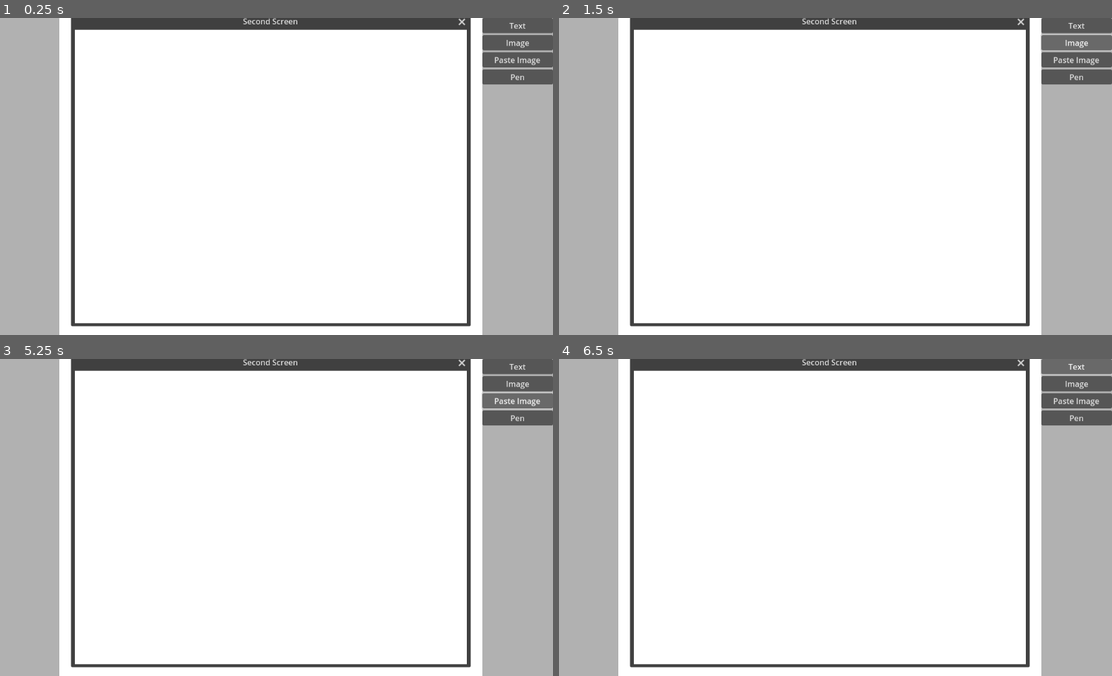
Above: before the commit, frames 1-4 (two rows, left to right).
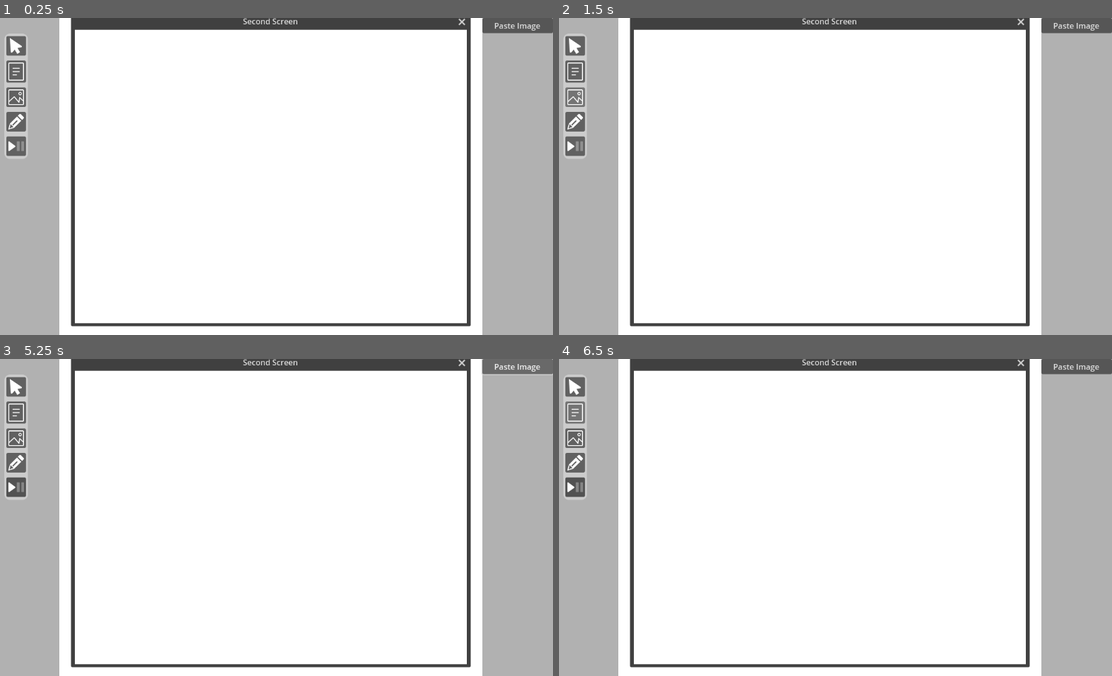
Above: after the commit, the same moments.

Repository: jmb462/GodotWhiteBoard
Game: Godot game, scene res://Main.tscn
The game is run twice, just before and just after one commit, with the same random seed, the same clock (stepped at 60 frames per second) and the same inputs. The engine's default icon, where the game draws it, is replaced by a stand-in: a white triangle on a blue panel in a dark square.
Inputs (mouse positions are in pixels of both pictures, inside the frame that each line leads up to; where the layout moved, square brackets give the same spot in the first picture):
- Up to frame 1 (0.25 s): no input
- Up to frame 2 (1.5 s): click (575, 71) [1078, 24] at 0.5 s; click (575, 97) [1078, 43] at 1.25 s
- Up to frame 3 (5.25 s): click (16, 387) at 2.02 s; click (519, 419) at 2.75 s, where only the run before the commit has a clickable "Pen"; click (16, 463) at 3.52 s; click (16, 485) at 4.27 s; click "Paste Image" at 5 s
- Up to frame 4 (6.5 s): click (575, 412) [1078, 365] at 5.75 s

The runs differ from the first frame. In frame 1, 3.4% of the frame differs, in the area x 0-100%, y 1-45%; in frame 2, 3.5%; in frame 3, 3.5%, in the area x 0-100%, y 0-45%; in frame 4, 3.4%.

Commit message:
ToolPalette

Diff:
--- a/MainBoard/MainBoard.gd
+++ b/MainBoard/MainBoard.gd
@@ -33,17 +33,6 @@
 		preview_anchor.position = visible_background.position
 		vbox.custom_minimum_size.x = visible_background.position.x
 
-
-#
-#	Text button has been pressed for widget creation
-#
-func _on_text_pressed() -> void:
-	board_mode = BOARD_MODE.TEXT_POSITION
-	visible_background.set_default_cursor_shape(CURSOR_CROSS)
-
-func _on_image_pressed():
-	board_mode = BOARD_MODE.IMAGE_POSITION
-	visible_background.set_default_cursor_shape(CURSOR_CROSS)
 
 func _on_drop(data):
 	var image : Image = Image.new()
@@ -301,3 +290,19 @@
 	rect.position -= visible_background.position
 	rect.size += Vector2(8,34)
 	return rect
+
+
+func _on_palette_text_pressed() -> void:
+	board_mode = BOARD_MODE.TEXT_POSITION
+	visible_background.set_default_cursor_shape(CURSOR_CROSS)
+
+
+func _on_palette_image_pressed():
+	board_mode = BOARD_MODE.IMAGE_POSITION
+	visible_background.set_default_cursor_shape(CURSOR_CROSS)
+
+
+
+func _on_palette_pointer_pressed():
+	board_mode = BOARD_MODE.NONE
+	visible_background.set_default_cursor_shape(CURSOR_ARROW)
--- a/MainBoard/MainBoard.tscn
+++ b/MainBoard/MainBoard.tscn
@@ -1,7 +1,8 @@
-[gd_scene load_steps=3 format=3 uid="uid://hsjvadwsbdih"]
+[gd_scene load_steps=4 format=3 uid="uid://hsjvadwsbdih"]
 
 [ext_resource type="Script" path="res://MainBoard/MainBoard.gd" id="1_ngbew"]
 [ext_resource type="StyleBox" uid="uid://crndftp4jr808" path="res://Styles/Widget_preview.tres" id="2_qotcm"]
+[ext_resource type="PackedScene" uid="uid://e4xfou5ve0gm" path="res://ToolPalette/ToolPalette.tscn" id="3_s80ig"]
 
 [node name="MainBoard" type="Control"]
 layout_mode = 3
@@ -27,21 +28,9 @@
 grow_vertical = 2
 mouse_filter = 2
 
-[node name="Text" type="Button" parent="VBoxContainer"]
-layout_mode = 2
-text = "Text"
-
-[node name="Image" type="Button" parent="VBoxContainer"]
-layout_mode = 2
-text = "Image"
-
 [node name="PasteImage" type="Button" parent="VBoxContainer"]
 layout_mode = 2
 text = "Paste Image"
-
-[node name="Pen" type="Button" parent="VBoxContainer"]
-layout_mode = 2
-text = "Pen"
 
 [node name="PreviewAnchor" type="Control" parent="."]
 anchors_preset = 0
@@ -55,9 +44,20 @@
 offset_bottom = 1.0
 theme_override_styles/panel = ExtResource("2_qotcm")
 
+[node name="Palette" parent="." instance=ExtResource("3_s80ig")]
+layout_mode = 0
+anchors_preset = 0
+anchor_top = 0.0
+anchor_bottom = 0.0
+offset_left = 32.0
+offset_top = 32.0
+offset_right = 72.0
+offset_bottom = 288.0
+grow_vertical = 1
+
 [connection signal="resized" from="." to="." method="_on_resized"]
 [connection signal="gui_input" from="VisibleBackground" to="." method="_on_visible_background_gui_input"]
-[connection signal="pressed" from="VBoxContainer/Text" to="." method="_on_text_pressed"]
-[connection signal="pressed" from="VBoxContainer/Image" to="." method="_on_image_pressed"]
 [connection signal="pressed" from="VBoxContainer/PasteImage" to="." method="_on_paste_image_pressed"]
-[connection signal="pressed" from="VBoxContainer/Pen" to="." method="_on_pen_pressed"]
+[connection signal="image_pressed" from="Palette" to="." method="_on_palette_image_pressed"]
+[connection signal="pointer_pressed" from="Palette" to="." method="_on_palette_pointer_pressed"]
+[connection signal="text_pressed" from="Palette" to="." method="_on_palette_text_pressed"]
--- /dev/null
+++ b/ToolPalette/ToolPalette.gd
@@ -0,0 +1,38 @@
+extends Panel
+
+signal pointer_pressed
+signal text_pressed
+signal image_pressed
+signal pencil_pressed
+signal live_pressed
+
+var is_mouse_down : bool = false
+
+func _on_gui_input(event : InputEvent) -> void:
+	if event is InputEventMouseButton:
+		if event.button_index == MOUSE_BUTTON_LEFT:
+			is_mouse_down = event.is_pressed()
+	if event is InputEventMouseMotion:
+		if is_mouse_down:
+			position += event.relative
+
+
+func _on_text_button_down():
+	emit_signal("text_pressed")
+
+
+func _on_image_button_down():
+	emit_signal("image_pressed")
+
+
+func _on_pencil_button_down():
+	emit_signal("pencil_pressed")
+
+
+func _on_pointer_button_down():
+	emit_signal("pointer_pressed")
+
+
+
+func _on_live_button_down():
+	emit_signal("live_pressed")
--- /dev/null
+++ b/ToolPalette/ToolPalette.tscn
@@ -0,0 +1,82 @@
+[gd_scene load_steps=8 format=3 uid="uid://e4xfou5ve0gm"]
+
+[ext_resource type="Texture2D" uid="uid://dusbbya14u8v0" path="res://Assets/Buttons/text-document-line-icon.png" id="1_fvej3"]
+[ext_resource type="Script" path="res://ToolPalette/ToolPalette.gd" id="1_lkeai"]
+[ext_resource type="Texture2D" uid="uid://ccqa1ltfcmdfh" path="res://Assets/Buttons/image-line-icon.png" id="2_62pn5"]
+[ext_resource type="Texture2D" uid="uid://cf4r0h6lm1adh" path="res://Assets/Buttons/pointer-arrow-icon.png" id="2_vmal5"]
+[ext_resource type="Texture2D" uid="uid://bibs83tmnvkou" path="res://Assets/Buttons/pencil-icon.png" id="3_qle6y"]
+[ext_resource type="Texture2D" uid="uid://w7otma88qi2b" path="res://Assets/Buttons/play-icon.png" id="6_eyn3v"]
+
+[sub_resource type="StyleBoxFlat" id="StyleBoxFlat_v0xyi"]
+content_margin_left = 5.0
+content_margin_top = 5.0
+content_margin_right = 5.0
+content_margin_bottom = 5.0
+bg_color = Color(0.8, 0.8, 0.8, 1)
+border_width_left = 10
+border_width_top = 10
+border_width_right = 10
+border_width_bottom = 10
+corner_radius_top_left = 10
+corner_radius_top_right = 10
+corner_radius_bottom_right = 10
+corner_radius_bottom_left = 10
+
+[node name="ToolPalette" type="Panel"]
+top_level = true
+custom_minimum_size = Vector2(48, 150)
+anchors_preset = 4
+anchor_top = 0.5
+anchor_bottom = 0.5
+offset_left = 20.0
+offset_top = -128.0
+offset_right = 60.0
+offset_bottom = 128.0
+grow_vertical = 2
+theme_override_styles/panel = SubResource("StyleBoxFlat_v0xyi")
+script = ExtResource("1_lkeai")
+metadata/_edit_use_anchors_ = true
+
+[node name="VBoxContainer" type="VBoxContainer" parent="."]
+layout_mode = 1
+anchors_preset = 15
+anchor_right = 1.0
+anchor_bottom = 1.0
+offset_left = 4.0
+offset_right = -4.0
+grow_horizontal = 2
+grow_vertical = 2
+theme_override_constants/separation = 10
+alignment = 1
+
+[node name="Pointer" type="Button" parent="VBoxContainer"]
+layout_mode = 2
+icon = ExtResource("2_vmal5")
+icon_alignment = 1
+
+[node name="Text" type="Button" parent="VBoxContainer"]
+layout_mode = 2
+icon = ExtResource("1_fvej3")
+icon_alignment = 1
+
+[node name="Image" type="Button" parent="VBoxContainer"]
+layout_mode = 2
+icon = ExtResource("2_62pn5")
+icon_alignment = 1
+
+[node name="Pencil" type="Button" parent="VBoxContainer"]
+layout_mode = 2
+icon = ExtResource("3_qle6y")
+icon_alignment = 1
+
+[node name="Freeze" type="Button" parent="VBoxContainer"]
+layout_mode = 2
+toggle_mode = true
+icon = ExtResource("6_eyn3v")
+
+[connection signal="gui_input" from="." to="." method="_on_gui_input"]
+[connection signal="button_down" from="VBoxContainer/Pointer" to="." method="_on_pointer_button_down"]
+[connection signal="button_down" from="VBoxContainer/Text" to="." method="_on_text_button_down"]
+[connection signal="button_down" from="VBoxContainer/Image" to="." method="_on_image_button_down"]
+[connection signal="button_down" from="VBoxContainer/Pencil" to="." method="_on_pencil_button_down"]
+[connection signal="button_down" from="VBoxContainer/Freeze" to="." method="_on_live_button_down"]
Binary file added: Assets/Buttons/image-line-icon.png
Not shown, added: Assets/Buttons/image-line-icon.png.import
Binary file added: Assets/Buttons/pause-icon.png
Not shown, added: Assets/Buttons/pause-icon.png.import
Binary file added: Assets/Buttons/pencil-icon.png
Not shown, added: Assets/Buttons/pencil-icon.png.import
Binary file added: Assets/Buttons/play-icon.png
Not shown, added: Assets/Buttons/play-icon.png.import
Binary file added: Assets/Buttons/pointer-arrow-icon.png
Not shown, added: Assets/Buttons/pointer-arrow-icon.png.import
Binary file added: Assets/Buttons/text-document-line-icon.png
Not shown, added: Assets/Buttons/text-document-line-icon.png.import
